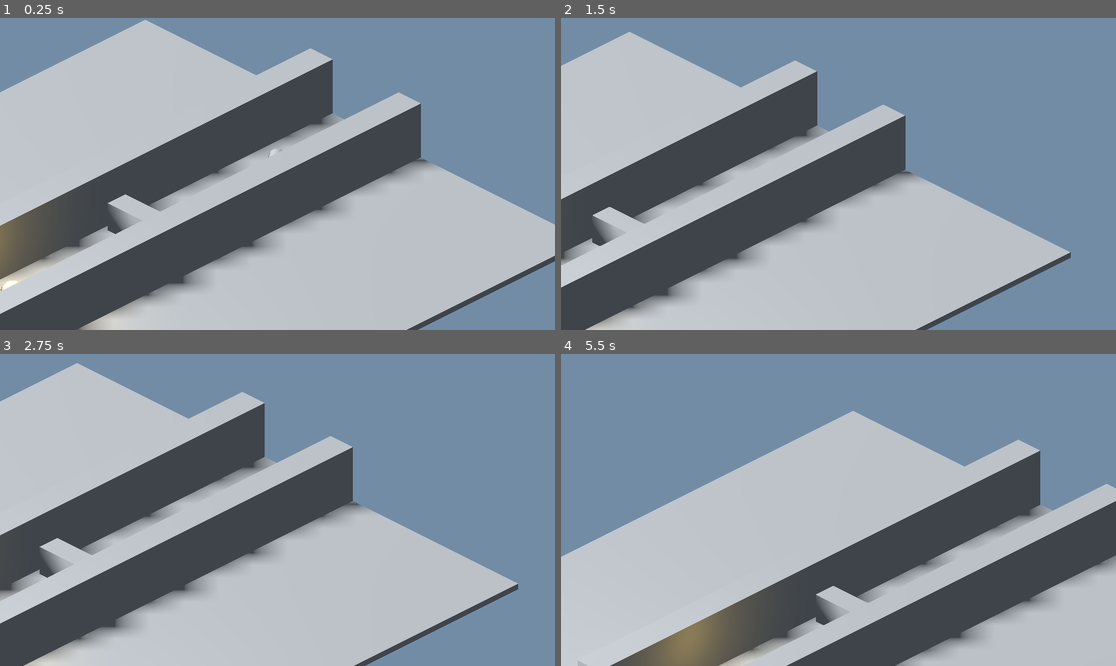
Above: before the commit, frames 1-4 (two rows, left to right).
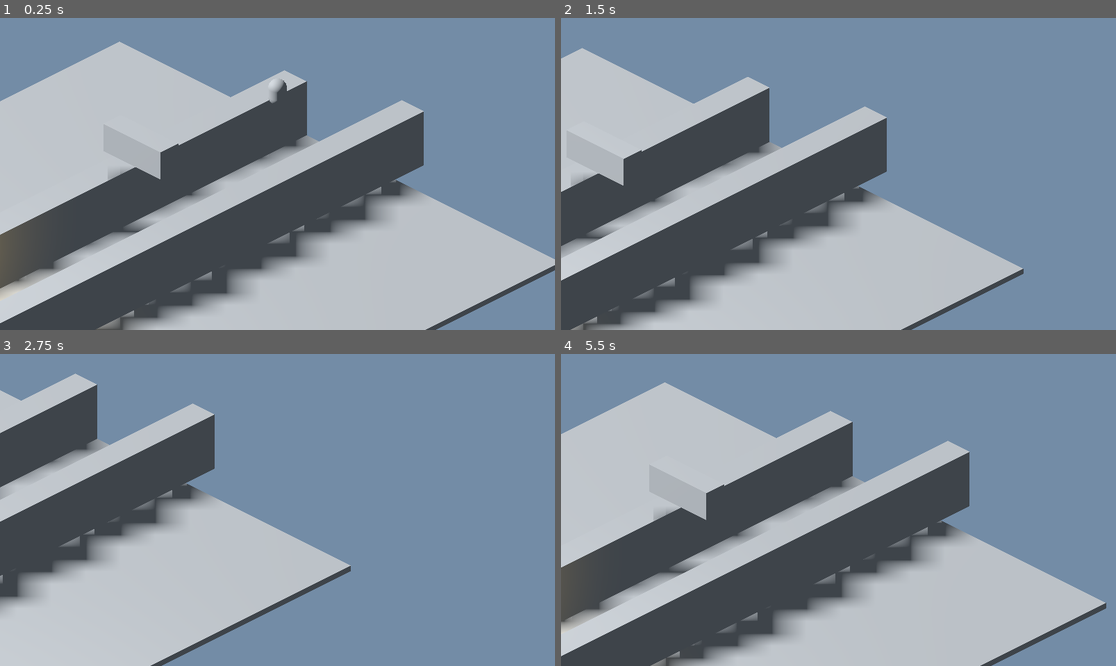
Above: after the commit, the same moments.

Repository: Mufgusnut/the-hollow
Game: Godot game, scene res://scenes/main/Main.tscn
Same seed, same stepped clock (60 frames per second), same inputs: the game is played once before the commit and once after it.
Inputs (mouse positions are in pixels of both pictures, inside the frame that each line leads up to):
- Up to frame 1 (0.25 s): no input
- Up to frame 2 (1.5 s): move the mouse to (960, 158) at 0.52 s; hold D (move_right) 0.53-1.28 s; hold Right mouse button (cast_spell) 0.53-1.28 s; click (960, 158) at 0.67 s; move the mouse to (727, 189) at 1.27 s; hold S (move_down) from 1.28 s (still down); click (727, 189) at 1.35 s
- Up to frame 3 (2.75 s): move the mouse to (333, 441) at 2.02 s; release S (move_down) at 2.03 s; hold D (move_right) from 2.03 s (still down); tap E (interact) at 2.1 s
- Up to frame 4 (5.5 s): move the mouse to (810, 572) at 2.77 s; release D (move_right) at 2.78 s; hold W (move_up) 2.78-3.53 s; tap one key every 0.75 s from 2.85 s: 1 (spell_slot_1) 2 (spell_slot_2) 3 (spell_slot_3) 4 (spell_slot_4); click (810, 572) at 2.92 s; move the mouse to (1005, 556) at 3.52 s; hold A (move_left) 3.53-5.03 s; move the mouse to (672, 463) at 4.27 s; move the mouse to (866, 510) at 5.02 s; hold S (move_down) from 5.03 s (still down); click (866, 510) at 5.17 s

The runs differ from the first frame. In frame 1, 24% of the frame differs, in the area x 0-100%, y 0-100%; in frame 2, 19%; in frame 3, 42%; in frame 4, 56%, in the area x 0-100%, y 9-100%.

Commit message:
Add Web export preset for CI, track editor scene tweaks
export_presets.cfg was git-ignored by the default Godot template; this
project needs it tracked since CI resolves the "Web" preset from it.

Diff:
--- a/scenes/main/Main.tscn
+++ b/scenes/main/Main.tscn
@@ -1,8 +1,15 @@
-[gd_scene load_steps=10 format=3]
+[gd_scene format=3 uid="uid://cqlyoc5p16a4d"]
 
 [ext_resource type="PackedScene" path="res://scenes/familiars/Cat.tscn" id="1_cat"]
 [ext_resource type="PackedScene" path="res://scenes/props/TelekinesisProp.tscn" id="2_prop"]
-[ext_resource type="Script" path="res://scripts/systems/CameraRig.gd" id="3_camrig"]
+[ext_resource type="Script" uid="uid://cycmacgniw256" path="res://scripts/systems/CameraRig.gd" id="3_camrig"]
+
+[sub_resource type="Environment" id="Environment_1"]
+background_mode = 1
+background_color = Color(0.45, 0.55, 0.65, 1)
+ambient_light_source = 2
+ambient_light_color = Color(0.6, 0.65, 0.7, 1)
+ambient_light_energy = 0.6
 
 [sub_resource type="BoxMesh" id="BoxMesh_ground"]
 size = Vector3(20, 0.2, 20)
@@ -20,70 +27,63 @@
 radius = 0.4
 height = 0.8
 
-[sub_resource type="Environment" id="Environment_1"]
-background_mode = 1
-background_color = Color(0.45, 0.55, 0.65, 1)
-ambient_light_source = 2
-ambient_light_color = Color(0.6, 0.65, 0.7, 1)
-ambient_light_energy = 0.6
+[node name="Main" type="Node3D" unique_id=797474474]
 
-[node name="Main" type="Node3D"]
-
-[node name="WorldEnvironment" type="WorldEnvironment" parent="."]
+[node name="WorldEnvironment" type="WorldEnvironment" parent="." unique_id=554935391]
 environment = SubResource("Environment_1")
 
-[node name="DirectionalLight3D" type="DirectionalLight3D" parent="."]
-position = Vector3(0, 8, 0)
-rotation_degrees = Vector3(-45, -45, 0)
+[node name="DirectionalLight3D" type="DirectionalLight3D" parent="." unique_id=817351940]
+transform = Transform3D(0.70710677, 0.49999997, -0.49999997, 0, 0.70710677, 0.70710677, 0.70710677, -0.49999997, 0.49999997, 0, 8, 0)
 shadow_enabled = true
 
-[node name="Ground" type="StaticBody3D" parent="."]
-position = Vector3(0, -0.1, 0)
+[node name="Ground" type="StaticBody3D" parent="." unique_id=1043257774]
+transform = Transform3D(1, 0, 0, 0, 1, 0, 0, 0, 1, 0, -0.1, 0)
 
-[node name="MeshInstance3D" type="MeshInstance3D" parent="Ground"]
+[node name="MeshInstance3D" type="MeshInstance3D" parent="Ground" unique_id=909772488]
 mesh = SubResource("BoxMesh_ground")
 
-[node name="CollisionShape3D" type="CollisionShape3D" parent="Ground"]
+[node name="CollisionShape3D" type="CollisionShape3D" parent="Ground" unique_id=1521474585]
 shape = SubResource("BoxShape3D_ground")
 
-[node name="WallLeft" type="StaticBody3D" parent="."]
-position = Vector3(-2, 1, 0)
+[node name="WallLeft" type="StaticBody3D" parent="." unique_id=1130231214]
+transform = Transform3D(1, 0, 0, 0, 1, 0, 0, 0, 1, -2, 1, 0)
 
-[node name="MeshInstance3D" type="MeshInstance3D" parent="WallLeft"]
+[node name="MeshInstance3D" type="MeshInstance3D" parent="WallLeft" unique_id=2043503749]
 mesh = SubResource("BoxMesh_wall")
 
-[node name="CollisionShape3D" type="CollisionShape3D" parent="WallLeft"]
+[node name="CollisionShape3D" type="CollisionShape3D" parent="WallLeft" unique_id=144099784]
 shape = SubResource("BoxShape3D_wall")
 
-[node name="WallRight" type="StaticBody3D" parent="."]
-position = Vector3(2, 1, 0)
+[node name="WallRight" type="StaticBody3D" parent="." unique_id=382428678]
+transform = Transform3D(1, 0, 0, 0, 1, 0, 0, 0, 1, 2, 1, 0)
 
-[node name="MeshInstance3D" type="MeshInstance3D" parent="WallRight"]
+[node name="MeshInstance3D" type="MeshInstance3D" parent="WallRight" unique_id=1834583222]
+transform = Transform3D(1, 0, 0, 0, 1, 0, 0, 0, 1, 0.6447923, 0.5149224, -0.67279494)
 mesh = SubResource("BoxMesh_wall")
 
-[node name="CollisionShape3D" type="CollisionShape3D" parent="WallRight"]
+[node name="CollisionShape3D" type="CollisionShape3D" parent="WallRight" unique_id=657299540]
 shape = SubResource("BoxShape3D_wall")
 
-[node name="TelekinesisProp" parent="." instance=ExtResource("2_prop")]
-position = Vector3(0, 0.5, 0)
+[node name="TelekinesisProp" parent="." unique_id=2048922467 instance=ExtResource("2_prop")]
+transform = Transform3D(1, 0, 0, 0, 1, 0, 0, 0, 1, -0.5405297, 3.4148366, -1.5192175)
 
-[node name="GoalMarker" type="MeshInstance3D" parent="."]
-position = Vector3(0, 0.5, 6)
+[node name="GoalMarker" type="MeshInstance3D" parent="." unique_id=101411934]
+transform = Transform3D(1, 0, 0, 0, 1, 0, 0, 0, 1, 0, 0.5, 6)
 mesh = SubResource("SphereMesh_goal")
 
-[node name="GoalLight" type="OmniLight3D" parent="."]
-position = Vector3(0, 1.5, 6)
+[node name="GoalLight" type="OmniLight3D" parent="." unique_id=1673490627]
+transform = Transform3D(1, 0, 0, 0, 1, 0, 0, 0, 1, 0.26714396, 1.5, 6)
 light_color = Color(1, 0.85, 0.4, 1)
 omni_range = 6.0
 
-[node name="Cat" parent="." instance=ExtResource("1_cat")]
-position = Vector3(0, 0, -6)
+[node name="Cat" parent="." unique_id=1264093076 instance=ExtResource("1_cat")]
+transform = Transform3D(1, 0, 0, 0, 1, 0, 0, 0, 1, -0.41269064, 2.9157019, -7.589594)
 
-[node name="CameraRig" type="Node3D" parent="."]
+[node name="CameraRig" type="Node3D" parent="." unique_id=523640990]
+transform = Transform3D(0.70710677, -0.35355338, 0.6123724, 0, 0.8660254, 0.5, -0.70710677, -0.35355338, 0.6123724, 0, 0, 0)
 script = ExtResource("3_camrig")
-rotation_degrees = Vector3(-30, 45, 0)
 target_path = NodePath("../Cat")
 
-[node name="Camera3D" type="Camera3D" parent="CameraRig"]
-position = Vector3(0, 0, 14)
+[node name="Camera3D" type="Camera3D" parent="CameraRig" unique_id=868844065]
+transform = Transform3D(1, 0, 0, 0, 1, 0, 0, 0, 1, 0, 0, 14)
 current = true
Not shown, added: export_presets.cfg
Not shown, changed: .gitignore
